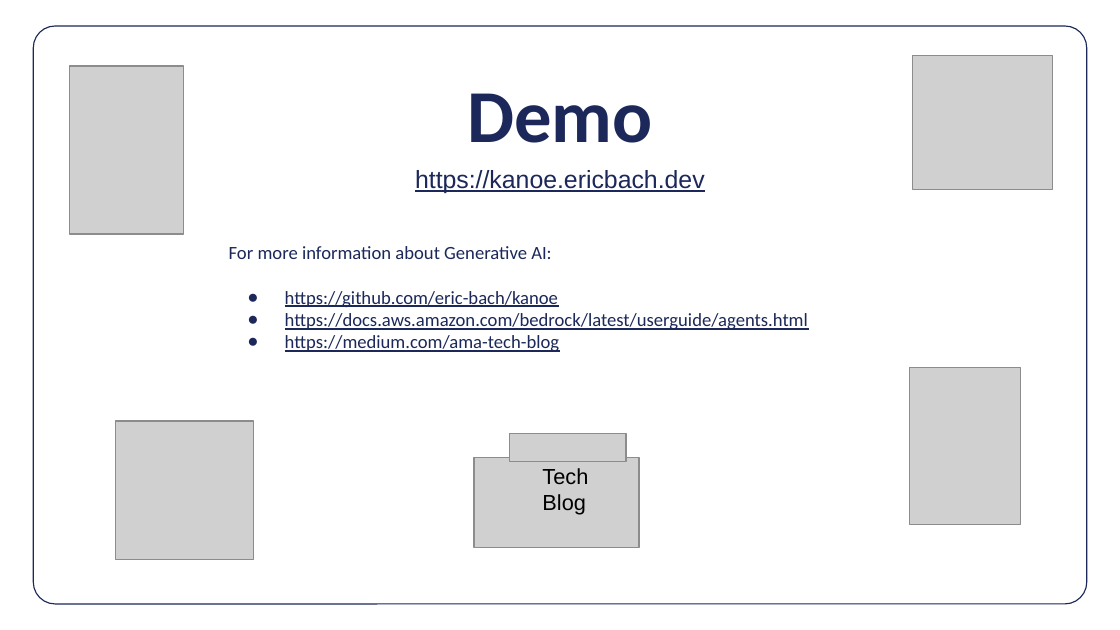
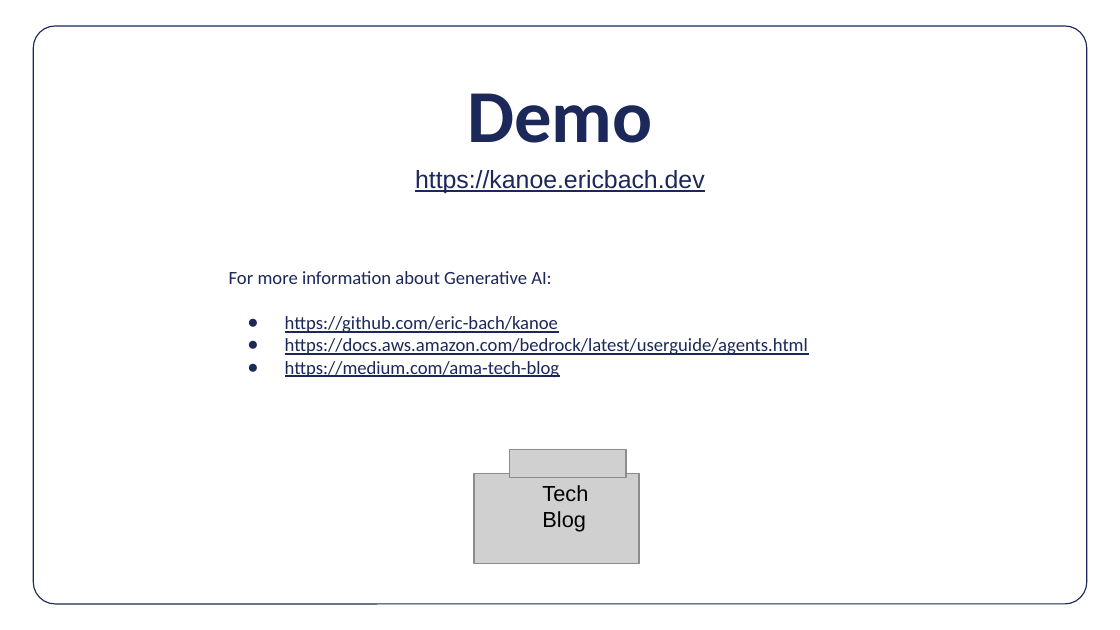
Before and after one commit to eric-bach/kanoe, a slide deck: slide 6 of kanoe.pptx. Drawn at 1120x630 pixels with LibreOffice and Linux fonts; fonts in the diff are those of the drawing; grey boxes stand for pictures. Boxes give left, top, right and bottom in pixels: in the first picture for what was removed or moved away, otherwise in the second. Text is boxed around its words. In the diff, an @@ line names an element or a change of style, - is before the commit and + after.

```diff
--- a/kanoe.pptx
+++ b/kanoe.pptx
@@ picture removed at <box>913,56,1053,190</box> @@
@@ picture removed at <box>69,66,184,234</box> @@
@@ text "For more information about Generative ...": place and size @@
-text "For more information about Generative ..." at <box>229,246,808,352</box>
+text "For more information about Generative ..." at <box>229,271,808,377</box>
@@ picture removed at <box>909,367,1020,524</box> @@
@@ picture removed at <box>116,421,254,560</box> @@
@@ 2 pictures, 1 text: place and size @@
-2 pictures, 1 text at <box>474,433,638,547</box>
+2 pictures, 1 text at <box>474,450,638,563</box>
```
Also in this commit, not shown: 1 other slide changed, 5 other files.
